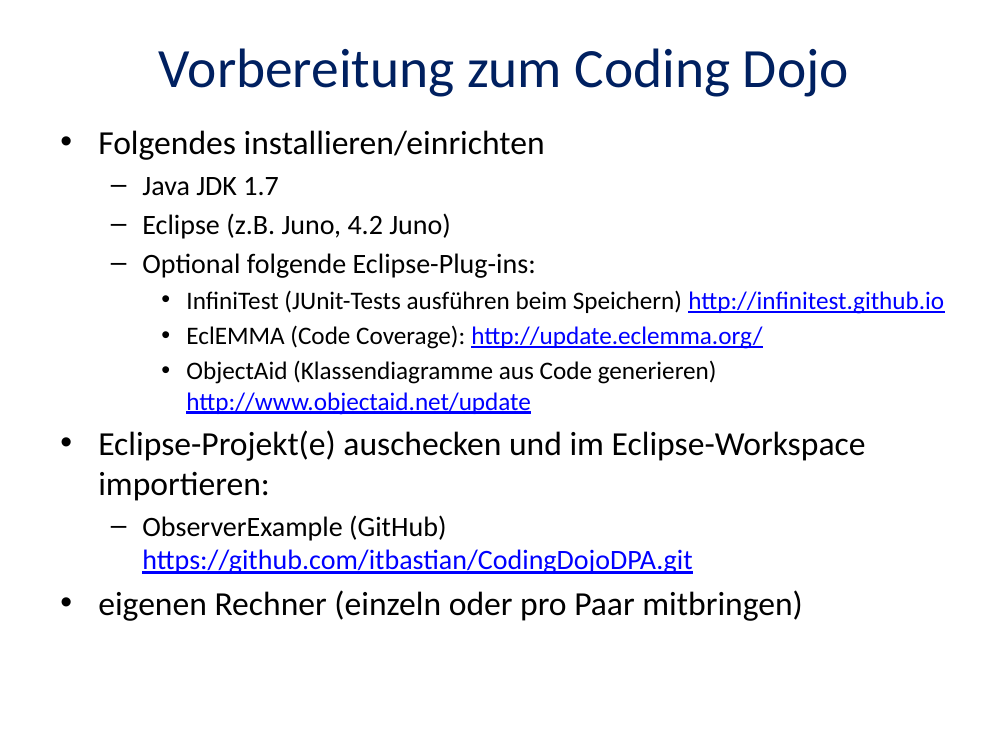
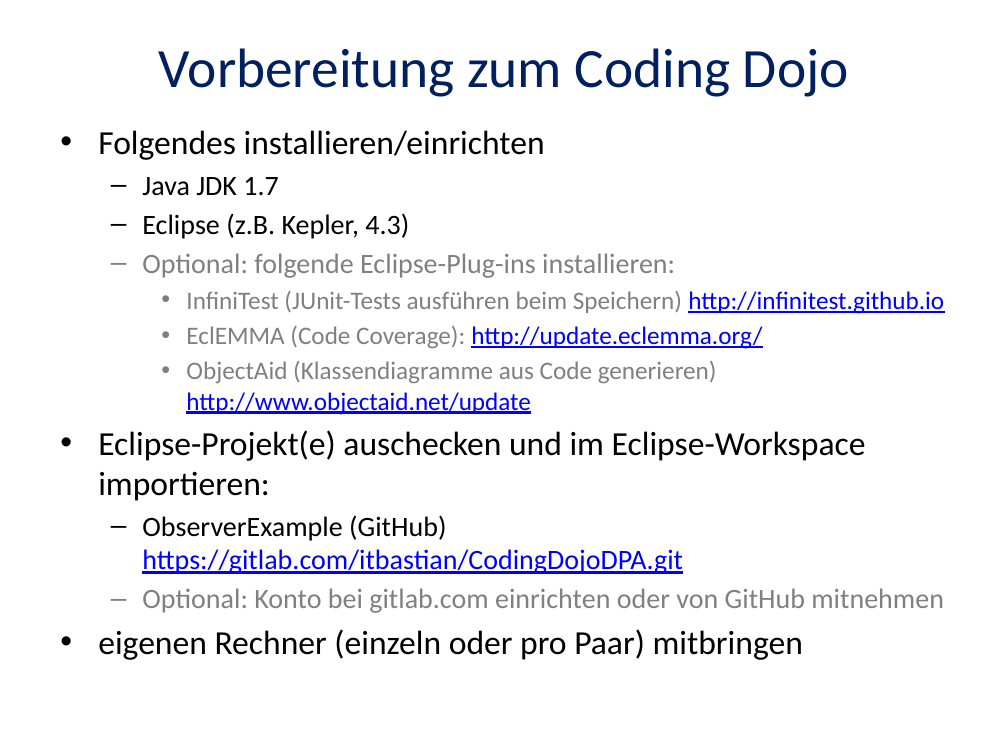
Before and after one commit to itbastian/CodingDojoDPA, a slide deck: slide 1 of Observer/Coding-Dojo-2015-05-06.pptx. Drawn at 1008x756 pixels with LibreOffice and Linux fonts; fonts in the diff are those of the drawing. Boxes give left, top, right and bottom in pixels: in the first picture for what was removed or moved away, otherwise in the second. Text is boxed around its words. In the diff, an @@ line names an element or a change of style, - is before the commit and + after.

Commit message:
improved slides

```diff
--- a/Observer/Coding-Dojo-2015-05-06.pptx
+++ b/Observer/Coding-Dojo-2015-05-06.pptx
@@ text at [142, 213, 675, 278]: text changed; text colour #000000 to #808080 @@
-  – Eclipse (z.B. Juno, 4.2 Juno)
-  – Optional folgende Eclipse-Plug-ins:
+  – Eclipse (z.B. Kepler, 4.3)
+  – Optional: folgende Eclipse-Plug-ins installieren:
@@ text at [186, 291, 944, 415]: text colour #000000 to #808080 in "InfiniTest (JUnit-Tests ausführen beim Speichern)", "EclEMMA (Code Coverage):", "ObjectAid (Klassendiagramme aus Code generieren)" @@
@@ text at [98, 515, 944, 660]: text changed @@
-  – ObserverExample (GitHub) https://github.com/itbastian/CodingDojoDPA.git
-• eigenen Rechner (einzeln oder pro Paar mitbringen)
+  – ObserverExample (GitHub) https://gitlab.com/itbastian/CodingDojoDPA.git
+  – Optional: Konto bei gitlab.com einrichten oder von GitHub mitnehmen
+• eigenen Rechner (einzeln oder pro Paar) mitbringen
```
